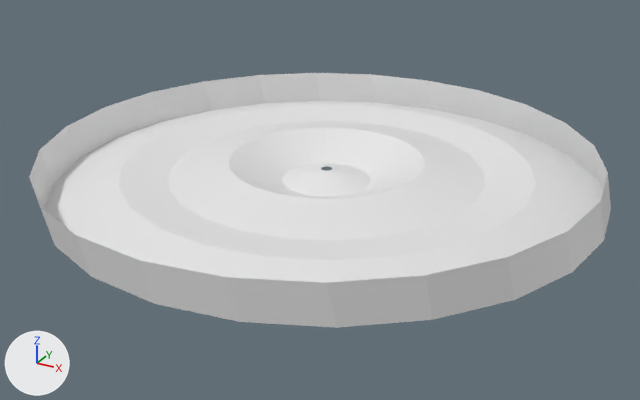
The Blender file wave.blend: old version first, new version second.
Rendered twice from a camera (50 mm lens) standing at (4.52, -8.37, 3.99) and looking at (0.01, -0.18, -0.11). Every picture has the same lights, and +X, +Y and +Z are marked at lower left.

Script lines for the objects in view, before the commit:
```python
me_cylinder_006 = bpy.data.meshes.new('Cylinder.006')
me_cylinder_006.from_pydata(...)  # 168 vertices, 144 faces; spans x -3.16..3.16, y -3.16..3.16, z 0.04..0.33
me_cylinder_007 = bpy.data.meshes.new('Cylinder.007')
me_cylinder_007.from_pydata(...)  # 48 vertices, 24 faces; spans x -3.23..3.16, y -3.21..3.16, z 0.04..0.47
ob_cylinder_006 = bpy.data.objects.new('Cylinder.006', me_cylinder_006)
ob_cylinder_006.location = (0.0, 0.0, 0.0)
ob_cylinder_007 = bpy.data.objects.new('Cylinder.007', me_cylinder_007)
ob_cylinder_007.location = (0.0, 0.0, 0.0)
```
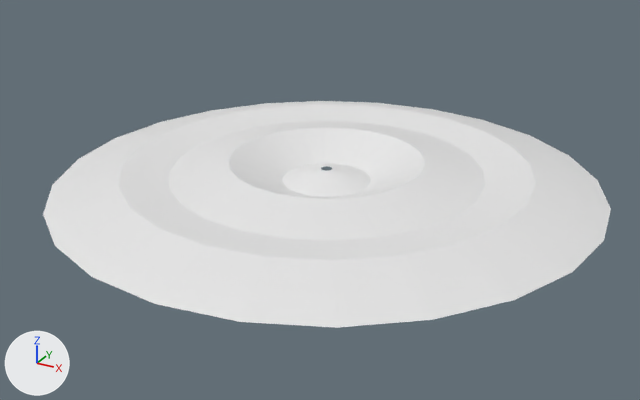
Boxes (x1, y1, x2, y2) around the edits, measured in the pictures (640 x 400 px):
'Cylinder.007', hidden
    before: (29, 73, 611, 328)

The change in detail:
Object 'Cylinder.007' (ob_cylinder_007) is now hidden.
